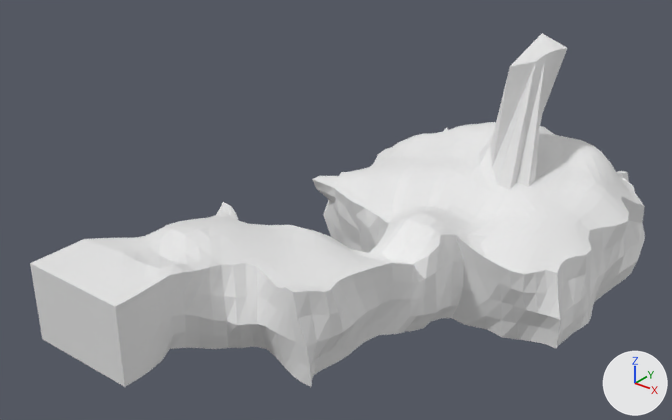
The FBX model Assets/Meshes/Cave.fbx: old version first, new version second.
The view is the same before and after, from a camera (50 mm lens) standing at (29.36, -46.23, 26.91) and looking at (-0.37, -9.08, 3.87). Arrows for +X, +Y and +Z are at lower right; the lights stay in place.

Script lines for the objects in view, before the commit:
```python
me_plane = bpy.data.meshes.new('Plane')
me_plane.from_pydata(...)  # 2306 vertices, 4608 faces; spans x -6.4..12.3, y -25.0..12.5, z -4.8..11.1
ob_plane = bpy.data.objects.new('Plane', me_plane)
ob_plane.location = (0.0, 0.0, 1.0)
```
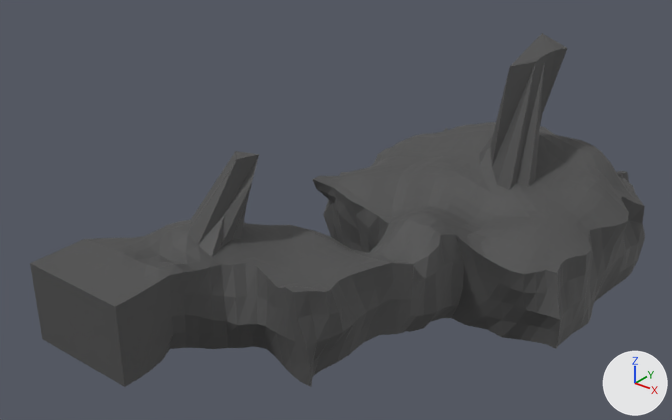
The newer file is also rescaled (x0.768), turned or shifted as a whole; pictures and numbers use the older file's frame.

Pixel boxes [x1, y1, x2, y2] of what changed, in the pictures (672 x 420 px; the box of a moved part takes in the faces that stretch with it):
part 1 of me_plane, moved or reshaped
    before: [172, 218, 242, 257]
    after: [172, 151, 259, 257]
part 2 of me_plane, recoloured (white to grey)
    both: [30, 33, 645, 387]

What changed in the scene script:
```text
Add mat_dirt:
    mat_dirt = principled_material('Dirt')
    mat_dirt.base_color = (0.13, 0.0502, 0.0208)  # brown #653f28
    mat_dirt.roughness = 0.69
Add mat_material:
    mat_material = principled_material('Material')
    mat_material.base_color = (0.0732, 0.0732, 0.0732)  # dark grey #4c4c4c
    mat_material.roughness = 0.69
Change me_plane:
    where me_plane.from_pydata(...)  # 2306 vertices, 4608 faces; spans x -6.4..12.3, y -25.0..12.5, z -4.8..11.1
    used by ob_plane; location = (0.0, 0.0, 1.0)
    me_plane part 1
    me_plane.vertices[289].co: (-3.0, -17.1, 4.3) -> (-2.0, -15.2, 8.0)  # pixel (198, 223) -> pixel (235, 151)
    me_plane.vertices[511].co: (-1.4, -17.1, 4.3) -> (-0.6, -15.5, 6.8)  # pixel (220, 232) -> pixel (252, 181)
    me_plane.vertices[717].co: (-2.2, -15.7, 4.1) -> (-2.1, -15.5, 4.4)  # pixel (228, 222) -> not seen
    me_plane.vertices[721].co: (-3.0, -16.4, 4.2) -> (-2.6, -15.6, 5.4)  # pixel (208, 220) -> not seen
    me_plane.vertices[790].co: (-2.3, -18.6, 4.5) -> (-2.2, -18.6, 4.6)  # pixel (186, 234) -> pixel (187, 232)
    me_plane.vertices[1009].co: (-3.1, -17.8, 4.4) -> (-2.8, -17.7, 4.7)  # pixel (186, 225) -> pixel (192, 221)
    me_plane.vertices[1462].co: (-1.4, -16.4, 4.2) -> (-1.0, -15.6, 5.3)  # pixel (230, 229) -> pixel (246, 206)
    me_plane.vertices[1463].co: (-1.4, -17.9, 4.4) -> (-1.0, -17.1, 5.5)  # pixel (209, 237) -> pixel (224, 214)
    me_plane.vertices[1464].co: (-2.2, -17.1, 4.4) -> (-0.9, -14.6, 7.9)  # pixel (209, 226) -> pixel (259, 154)
    me_plane.vertices[1465].co: (-0.7, -17.1, 4.1) -> (-0.6, -17.1, 4.2)  # pixel (231, 240) -> pixel (232, 239)
    me_plane.vertices[1929].co: (-2.2, -17.8, 4.5) -> (-1.1, -16.0, 8.1)  # pixel (198, 229) -> pixel (237, 159)
    me_plane.vertices[1930].co: (-2.2, -16.4, 4.3) -> (-1.4, -14.7, 6.8)  # pixel (219, 224) -> not seen
    me_plane part 2: 2960 faces spanning x -6.4..12.3, y -25.0..12.5, z -4.1..11.1 switch from no material to mat_material (dark grey #4c4c4c)
    add me_plane.materials.append(mat_dirt)  # brown #653f28
```
